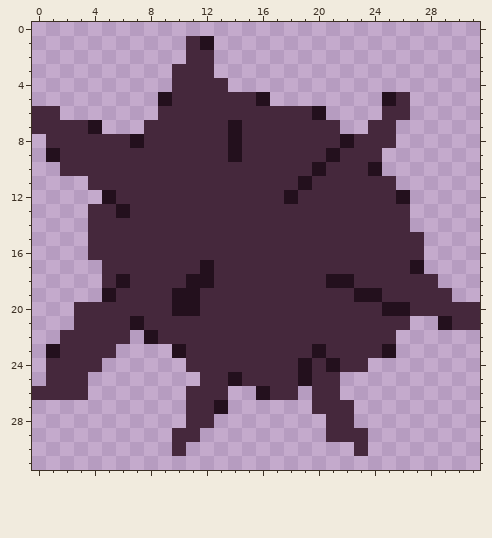
Two states of a pixel-art file, Assets/Sprites/Urchin.aseprite. The picture above is the old version.
32x32 pixels, 1 frame.
Now the later version:
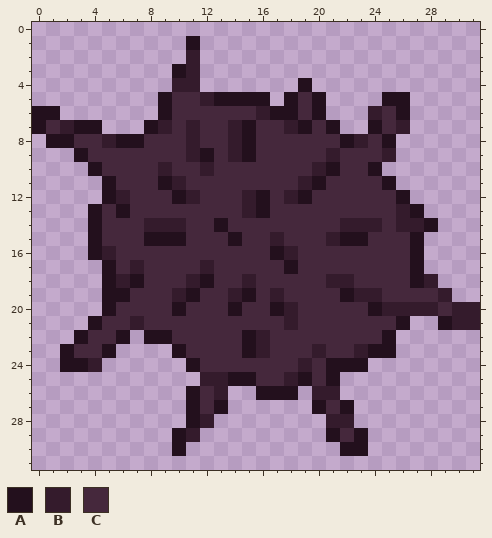
Palette (. is transparent): A #23101d  B #341b2c  C #45283c
What changed:
The edit adds colour A in row 4 at x 19; in row 5 at x 18 and 20; in row 13 at x 27; in row 14 at x 28; in row 30 at x 22.
Colour C gives way to colour A in row 1 at x 11; in row 3 at x 10; in row 5 at x 13 to 15 and 26; in row 6 at x 0 to 1, 9, 17 to 18 and 26; in row 7 at x 0, 3, 8, 15, 19, 21 and 24; in row 8 at x 1 to 2, 6, 15 and 25.
Colour C gives way to colour A in row 9 at x 3, 12 and 15; in row 10 at x 4 and 21; in row 11 at x 5, 9, 20 and 25; in row 12 at x 10, 16 and 19; in row 13 at x 4 and 16; in row 14 at x 4 and 13.
Colour C gives way to colour A in row 15 at x 4, 8 to 10, 14, 22 to 23 and 27; in row 16 at x 4, 17 and 27; in row 17 at x 5 and 18; in row 18 at x 5, 7 and 27; in row 19 at x 6, 15 and 22; in row 20 at x 5, 14, 17 and 24.
Colour C gives way to colour A in row 21 at x 4 and 26; in row 22 at x 3, 6, 9, 15 and 25; in row 23 at x 2, 5, 15 and 24; in row 24 at x 2 to 3, 11 and 22 to 23; in row 25 at x 15 and 21; in row 26 at x 11 and 17 to 18.
Colour C gives way to colour A in row 27 at x 11, 20 and 22; in row 28 at x 11; in row 29 at x 10, 21 and 23; in row 30 at x 10 and 23.
The edit adds colour B in row 6 at x 24; in row 7 at x 26; in row 9 at x 25; in row 14 at x 27.
Colour A gives way to colour B in rows 7 to 8 at x 14; in row 9 at x 14 and 21; in row 10 at x 20; in row 11 at x 19; in row 12 at x 18; in row 17 at x 12.
Colour A gives way to colour B in row 18 at x 6, 11 and 21 to 22; in row 19 at x 10 and 23 to 24; in row 20 at x 25 to 26; in row 21 at x 7; in row 23 at x 20; in row 24 at x 19.
Colour C gives way to colour B in rows 2 to 3 at x 11; in row 4 at x 10 to 11; in row 5 at x 12; in row 6 at x 16; in row 7 at x 2, 9, 11 and 18; in row 8 at x 5, 11 and 23.
Colour C gives way to colour B in row 9 at x 11; in row 10 at x 9 and 12; in row 11 at x 10; in row 12 at x 6, 11 and 15; in row 13 at x 15 and 26; in row 14 at x 8 to 10, 22 to 24 and 26.
Colour C gives way to colour B in row 15 at x 17 and 21; in row 16 at x 5 and 18; in row 17 at x 7; in row 18 at x 15 and 28; in row 19 at x 14, 17 and 29; in row 20 at x 18, 27 to 28 and 30 to 31.
Colour C gives way to colour B in row 21 at x 18 and 30 to 31; in row 22 at x 16; in row 23 at x 16 and 23; in row 24 at x 4; in row 25 at x 12 to 13 and 18; in row 26 at x 13 and 20 to 21.
Colour C gives way to colour B in row 28 at x 12 and 21 to 22; in row 29 at x 11.
The edit adds colour C in row 5 at x 19.
Colour A gives way to colour C in row 20 at x 11.
Colour A is removed in row 1 at x 12; in row 9 at x 1; in row 23 at x 1.
Colour C is removed in rows 2 to 3 at x 12; in row 4 at x 12 to 13; in row 9 at x 2; in row 10 at x 2 to 3; in row 11 at x 4; in row 20 at x 3 to 4.
Colour C is removed in row 21 at x 3; in row 22 at x 2; in row 24 at x 1; in row 25 at x 1 to 3; in row 26 at x 0 to 3.
